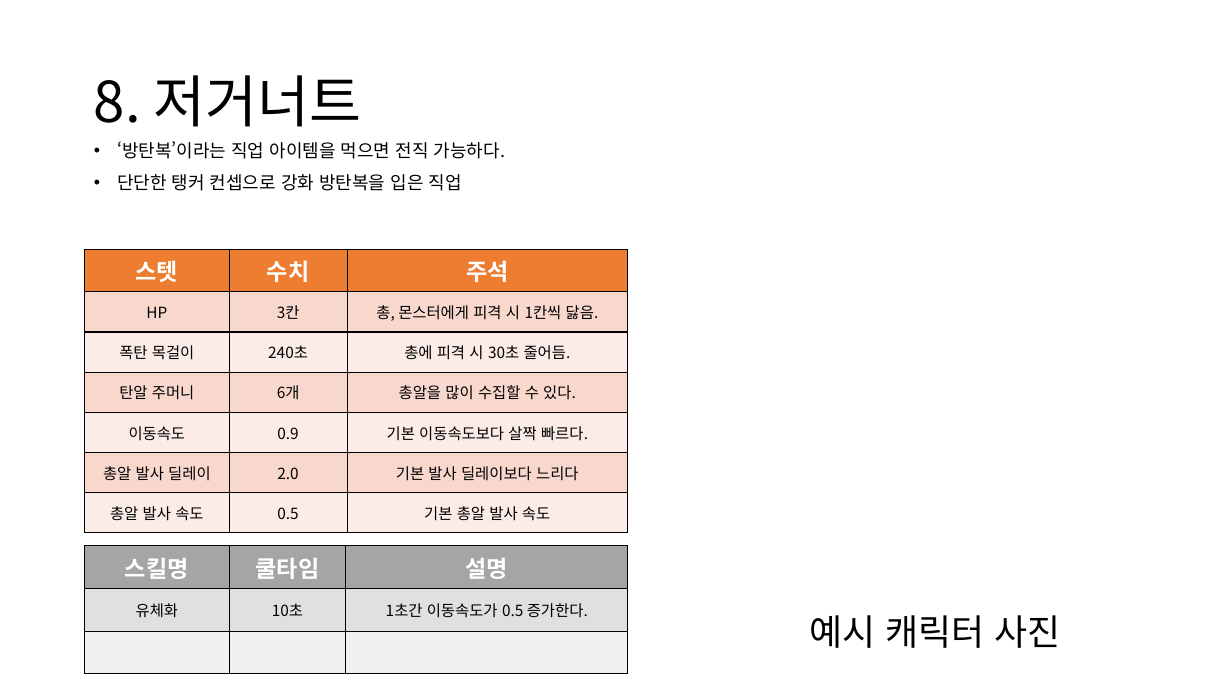
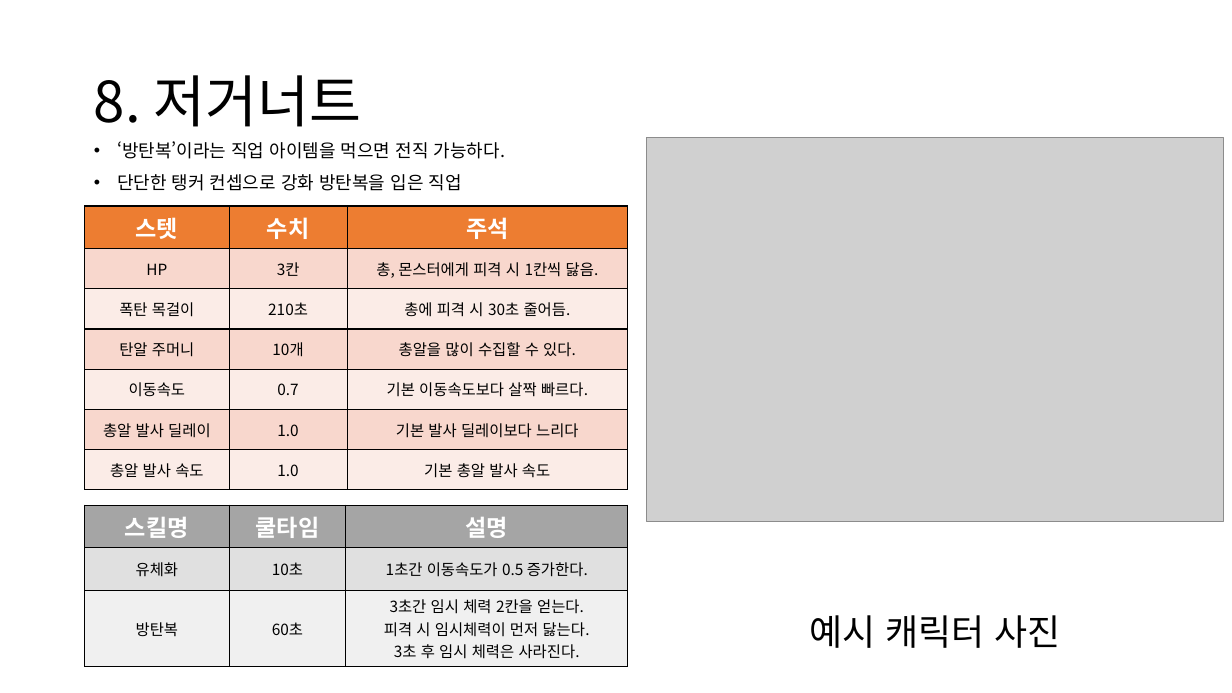
Before and after one commit to TRASHES0/MAFIA_60SECs, a slide deck: slide 9 of 기획/TRASHES 직업 기획서 - 수정 의견 이정우.pptx. Drawn at 1232x693 pixels with LibreOffice and Linux fonts; fonts in the diff are those of the drawing; grey boxes stand for pictures. Boxes give left, top, right and bottom in pixels: in the first picture for what was removed or moved away, otherwise in the second. Text is boxed around its words. In the diff, an @@ line names an element or a change of style, - is before the commit and + after.

```diff
--- a/기획/TRASHES 직업 기획서 - 수정 의견 이정우.pptx
+++ b/기획/TRASHES 직업 기획서 - 수정 의견 이정우.pptx
@@ picture added at [647,137,1224,521] @@
@@ table at [85,206,628,487] @@
-row 3, column 2: 240초
+row 3, column 2: 210초
-row 4, column 2: 6개
+row 4, column 2: 10개
-row 5, column 2: 0.9
+row 5, column 2: 0.7
-row 6, column 2: 2.0
+row 6, column 2: 1.0
-row 7, column 2: 0.5
+row 7, column 2: 1.0
@@ table: place and size @@
-table at [85,250,628,531]
+table at [85,206,628,487]
@@ table at [85,506,628,663] @@
-row 3:  |  | 
+row 3: 방탄복 | 60초 | 3초간 임시 체력 2칸을 얻는다. / 피격 시 임시체력이 먼저 닳는다. 3초 후 임시 체력은 사라진다.
@@ table: place and size @@
-table at [85,546,628,674]
+table at [85,506,628,663]
```
Also in this commit, not shown: 3 other slides changed, 1 slide removed.
